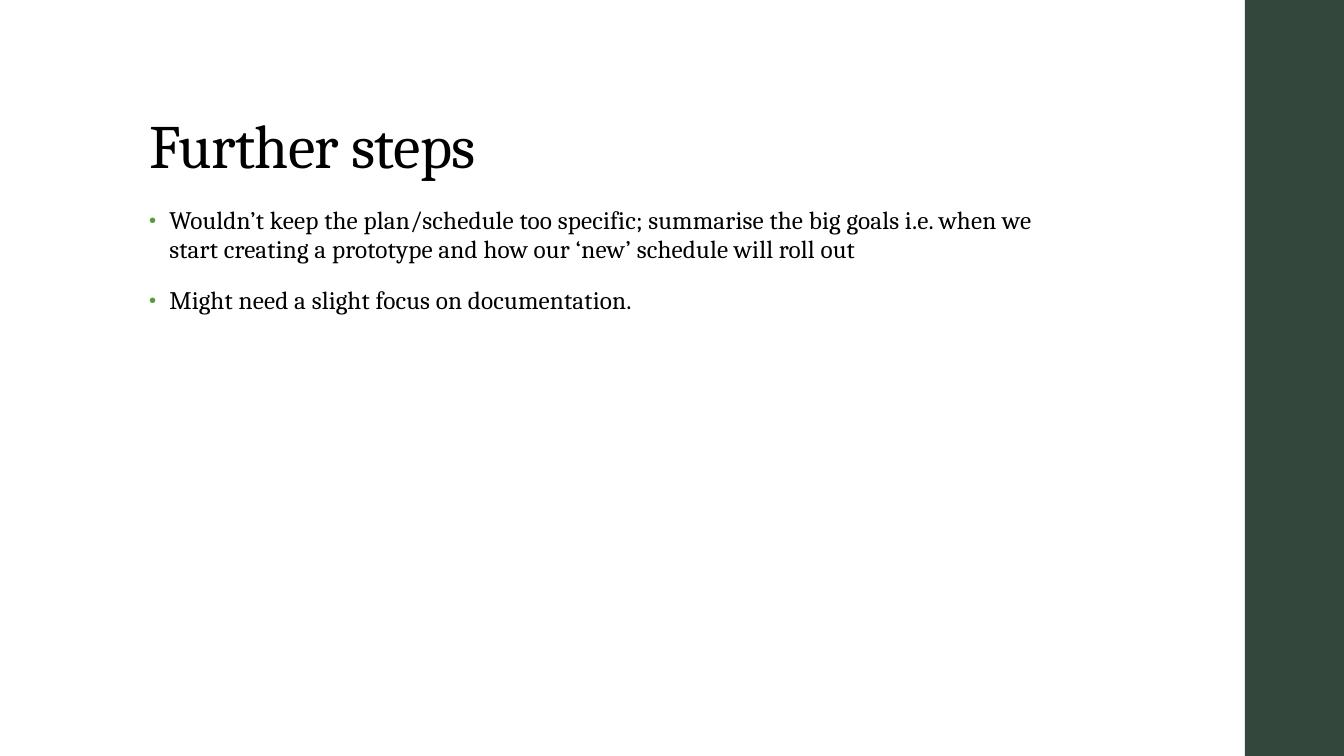
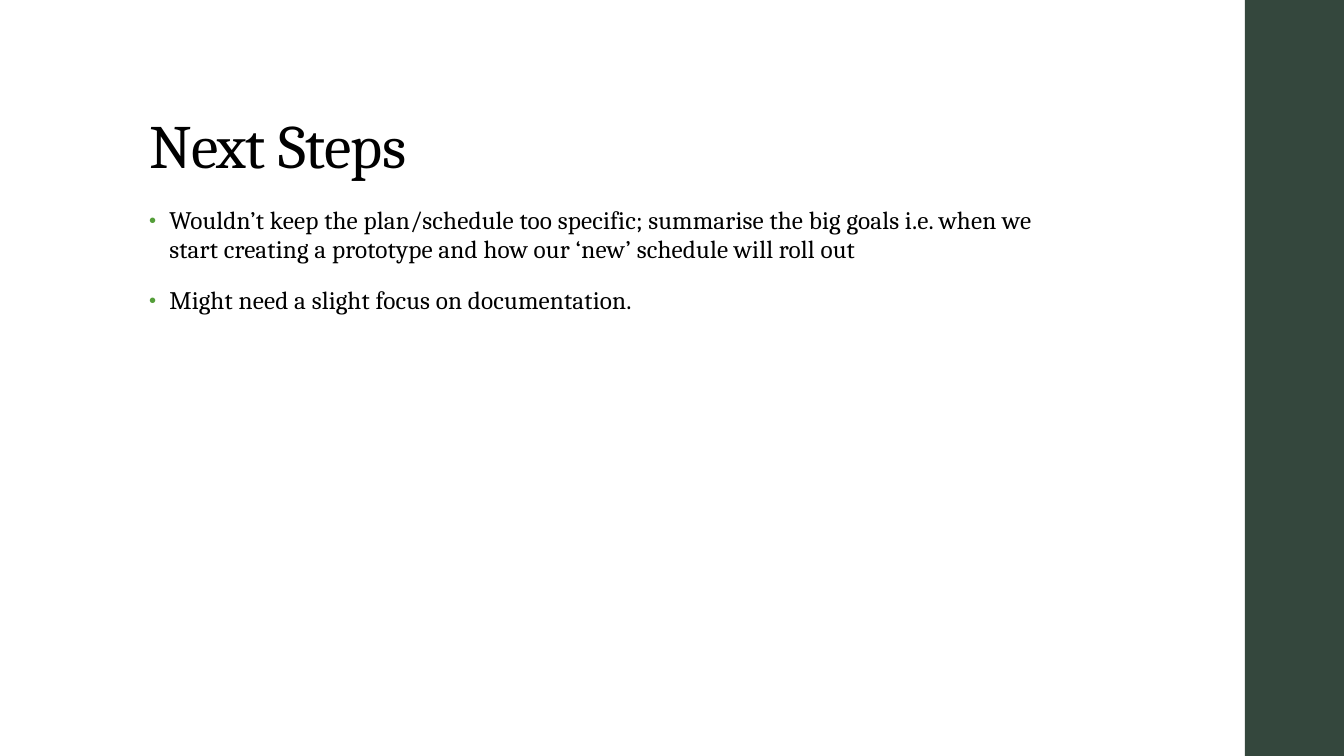
Before and after one commit to AICourseSelection/courseai, a slide deck: slide 14 of Documentation/Audit_2/Powerpoint/Audit_Presentation.pptx (slide 13 before the commit). Drawn at 1344x756 pixels with LibreOffice and Linux fonts; fonts in the diff are those of the drawing. Boxes give left, top, right and bottom in pixels: in the first picture for what was removed or moved away, otherwise in the second. Text is boxed around its words. In the diff, an @@ line names an element or a change of style, - is before the commit and + after.

```diff
--- a/Documentation/Audit_2/Powerpoint/Audit_Presentation.pptx
+++ b/Documentation/Audit_2/Powerpoint/Audit_Presentation.pptx
@@ title at box(149, 126, 406, 181): text changed @@
-Further steps
+Next Steps
```
Also in this commit, not shown: 3 other slides changed, 1 slide added.
